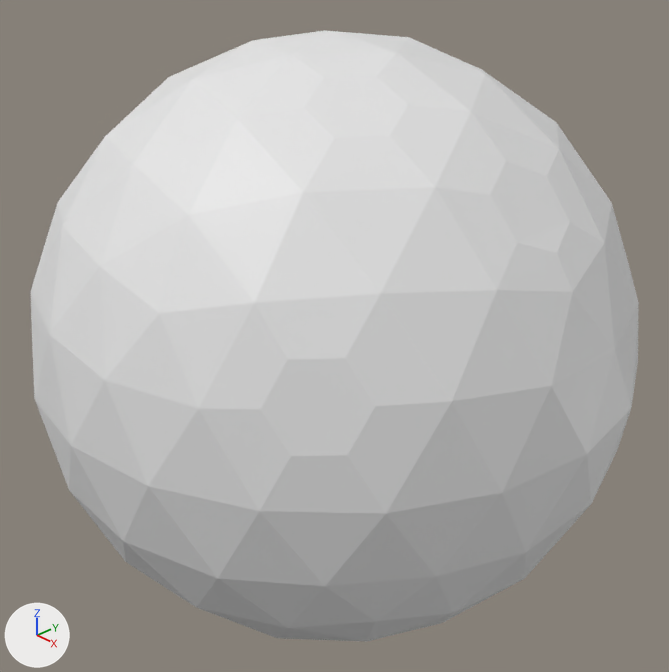
A saved change to the Blender file Bowling Ball.blend.
Camera for both pictures: a 50 mm camera at (0.447, -0.421, 0.301) aimed at (0.0, 0.0, 0.0). The lights are fixed; the arrows at lower left show +X, +Y and +Z.
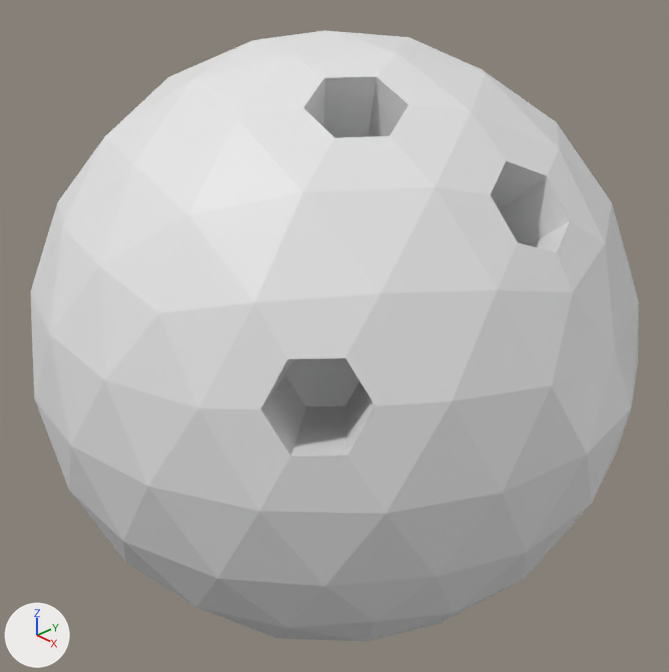
Location of each change, (x1, y1, x2, y2) in pixels of the pictures (669 x 672 px):
part 1 of me_icosphere_003, built on: (304, 77, 638, 349) in both
part 2 of me_icosphere_003, built on: (261, 358, 375, 456) in both

Diff of the bpy script that builds the scene:
```diff
--- a/Bowling Ball.blend.py
+++ b/Bowling Ball.blend.py
@@ me_icosphere_003 @@
 # used by ob_icosphere; location = (0.0, 0.0, 0.0); scale = (0.996, 0.996, 0.996)
 # verts and faces of me_icosphere_003; kept vertices keep their numbers, new ones are numbered from 177
 # before: 171 (0.146, -0.131, 0.084) at pixel (345, 358), 172 (0.126, -0.151, 0.083) at pixel (287, 359), 173 (0.121, -0.166, 0.057) at pixel (260, 409), 174 (0.137, -0.16, 0.033) at pixel (291, 456), 175 (0.158, -0.139, 0.034) at pixel (347, 455)
 # before: 176 (0.162, -0.124, 0.06) at pixel (375, 406)
-me_icosphere_003.from_pydata(...)  # 177 vertices, 323 faces; spans x -0.216..0.216, y -0.216..0.216, z -0.216..0.216
+me_icosphere_003.from_pydata(...)  # 195 vertices, 341 faces; spans x -0.216..0.216, y -0.216..0.216, z -0.216..0.216
+# me_icosphere_003 part 1
+# 2 faces are deleted
+# 1 vertex moves within x 0.179, y 0.052, z 0.108
+# 12 vertices are added at x 0.025..0.115, y -0.054..0.021, z 0.066..0.126
+# 14 new faces join them
+# me_icosphere_003 part 2
+delete_faces([(171, 172, 173, 174, 175, 176)])
+verts[189] = (0.103, -0.073, 0.037)
+verts[190] = (0.09, -0.078, 0.056)
+verts[191] = (0.074, -0.094, 0.056)
+verts[192] = (0.07, -0.106, 0.035)  # pixel (285, 374)
+verts[193] = (0.083, -0.101, 0.016)  # pixel (306, 406)
+verts[194] = (0.099, -0.085, 0.017)  # pixel (345, 406)
+faces += [(172, 173, 192, 191), (189, 190, 191, 192, 193, 194), (173, 174, 193, 192), (174, 175, 194, 193), (175, 176, 189, 194), (171, 190, 189, 176)]
+faces += [(171, 172, 191, 190)]
```
